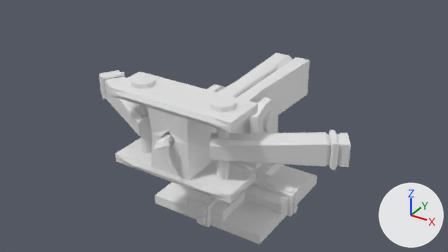
A saved change to the Blender file Ballista.blend.
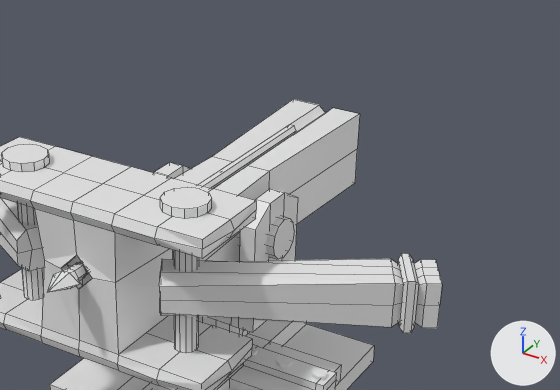
Each version is shown from the file's camera 'Camera', then close up on the part from 29% to 91% of the width and 1% to 79% of the height. Lighting does not change. The marker at lower right points along +X, +Y and +Z. The close-ups show mesh edges as thin lines.
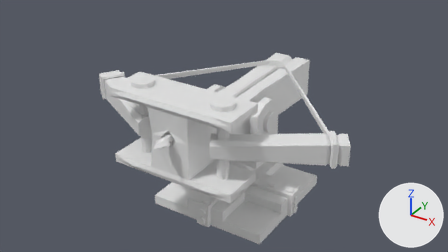
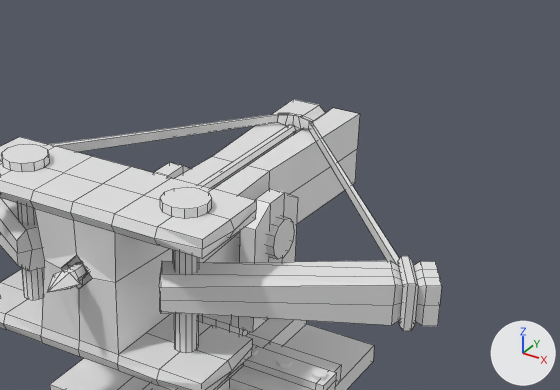
Commit message: Ballista Update

Boxes [x1, y1, x2, y2] around the edits, measured in the close-ups (560 x 390 px):
'Cube.000', rescaled (7% shorter)
    before: [159, 253, 442, 334]
    after: [159, 256, 442, 331]
'String', added
    after: [48, 113, 399, 265]

The change, as a diff of the scene's bpy script:
```diff
--- a/Ballista.blend.py
+++ b/Ballista.blend.py
@@ me_cylinder_002 @@
+me_cylinder_002.from_pydata(...)  # 46 vertices, 44 faces; spans x -5.58..5.58, y -4.6..1.04, z -0.41..0.22
+me_cylinder_002.materials.append(mat_material)  # white #e7e7e7
@@ ob_cube_000 @@
 ob_cube_000.rotation_euler = (0.0, 0.0, 0.524)  # degrees (0, 0, 30)
+ob_cube_000.scale = (1.0, 1.0, 0.915)
@@ ob_string @@
+ob_string = bpy.data.objects.new('String', me_cylinder_002)
+ob_string.location = (0.0, 0.26, 5.33)
```
